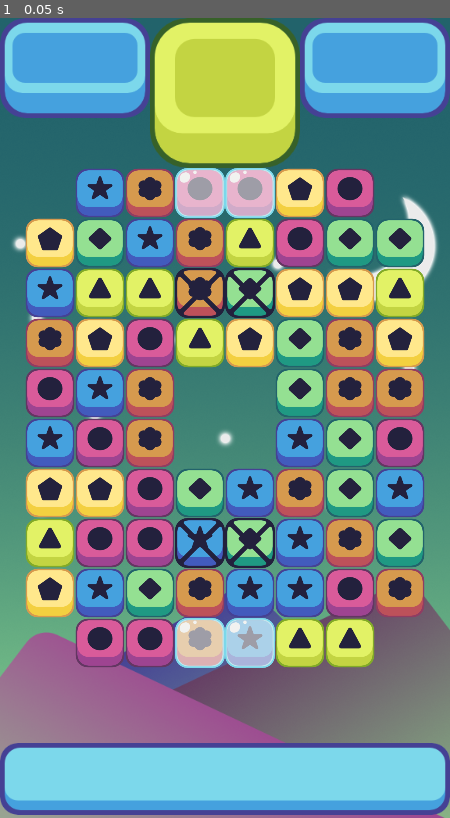
Above: before the commit, frame 1.
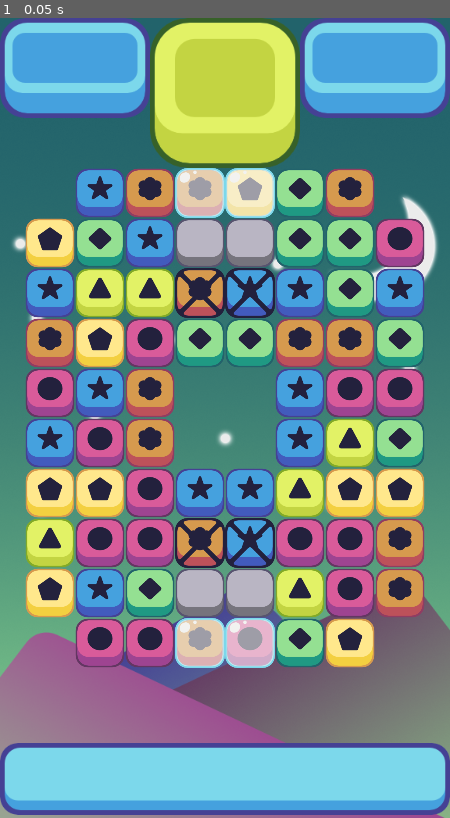
Above: after the commit, the same moment.

Repository: dionsradio/macth3_demo
Game: Godot game, scene res://scenes/game.tscn
The game is run twice, just before and just after one commit, with the same random seed, the same clock (stepped at 60 frames per second) and the same inputs.
Inputs:
- Up to frame 1 (0.05 s): no input

The runs differ from the first frame. In frame 1, 19% of the frame differs, in the area x 39-95%, y 18-82%.

Commit message:
*add* icing tiles

Diff:
--- /dev/null
+++ b/scenes/concrete.tscn
@@ -0,0 +1,11 @@
+[gd_scene load_steps=3 format=3 uid="uid://d0wffwqwwllt2"]
+
+[ext_resource type="Script" path="res://scripts/ice.gd" id="1_w3fu0"]
+[ext_resource type="Texture2D" uid="uid://bxhd381kv8niv" path="res://art/Obstacles/Concrete.png" id="2_sygxd"]
+
+[node name="concrete" type="Node2D"]
+scale = Vector2(0.5, 0.5)
+script = ExtResource("1_w3fu0")
+
+[node name="Sprite2D" type="Sprite2D" parent="."]
+texture = ExtResource("2_sygxd")
--- a/scenes/game.tscn
+++ b/scenes/game.tscn
@@ -1,10 +1,11 @@
-[gd_scene load_steps=7 format=3 uid="uid://bb36smvbrxns7"]
+[gd_scene load_steps=8 format=3 uid="uid://bb36smvbrxns7"]
 
 [ext_resource type="Texture2D" uid="uid://dnwohqo8tt7sy" path="res://art/background 2.png" id="1_hyguy"]
 [ext_resource type="Texture2D" uid="uid://swgrlufxmqhv" path="res://art/Top UI v 2.png" id="2_d3fie"]
 [ext_resource type="Texture2D" uid="uid://but8fxtxygqiy" path="res://art/Bottom UI v 2.png" id="3_nd027"]
 [ext_resource type="Script" path="res://scripts/grid.gd" id="4_e21qk"]
 [ext_resource type="Script" path="res://scripts/ice_holder.gd" id="5_j5gfv"]
+[ext_resource type="Script" path="res://scripts/concrete_holder.gd" id="6_5ykwp"]
 [ext_resource type="Script" path="res://scripts/lock_holder.gd" id="6_vgu5m"]
 
 [node name="game_window" type="Node2D"]
@@ -36,6 +37,7 @@
 empty_spaces = PackedVector2Array(0, 0, 7, 0, 0, 9, 7, 9, 3, 4, 4, 4, 3, 5, 4, 5)
 ice_spaces = PackedVector2Array(3, 0, 4, 0, 3, 9, 4, 9)
 lock_spaces = PackedVector2Array(3, 2, 4, 2, 3, 7, 4, 7)
+concrete_spaces = PackedVector2Array(3, 1, 4, 1, 3, 8, 4, 8)
 
 [node name="destroy_timer" type="Timer" parent="."]
 wait_time = 0.1
@@ -52,14 +54,20 @@
 [node name="ice_holder" type="Node2D" parent="."]
 script = ExtResource("5_j5gfv")
 
+[node name="concrete_holder" type="Node2D" parent="."]
+script = ExtResource("6_5ykwp")
+
 [node name="lock_holder" type="Node2D" parent="."]
 script = ExtResource("6_vgu5m")
 
+[connection signal="damage_concrete" from="grid" to="concrete_holder" method="_on_grid_damage_concrete"]
 [connection signal="damage_ice" from="grid" to="ice_holder" method="_on_grid_damage_ice"]
 [connection signal="damage_lock" from="grid" to="lock_holder" method="_on_grid_damage_lock"]
+[connection signal="make_concrete" from="grid" to="concrete_holder" method="_on_grid_make_concrete"]
 [connection signal="make_ice" from="grid" to="ice_holder" method="_on_grid_make_ice"]
 [connection signal="make_lock" from="grid" to="lock_holder" method="_on_grid_make_lock"]
 [connection signal="timeout" from="destroy_timer" to="grid" method="_on_destroy_timer_timeout"]
 [connection signal="timeout" from="collapse_timer" to="grid" method="_on_collapse_timer_timeout"]
 [connection signal="timeout" from="refill_timer" to="grid" method="_on_refill_timer_timeout"]
+[connection signal="remove_concrete" from="concrete_holder" to="grid" method="_on_concrete_holder_remove_concrete"]
 [connection signal="remove_lock" from="lock_holder" to="grid" method="_on_lock_holder_remove_lock"]
--- a/scenes/licorice.gd
+++ /dev/null
@@ -1,11 +0,0 @@
-extends Node2D
-
-@export var health: int;
-
-# Called when the node enters the scene tree for the first time.
-func _ready():
-	pass # Replace with function body.
-
-func take_damage(damage):
-	health -= damage
-	# Add damage effect here
--- a/scenes/licorice.tscn
+++ b/scenes/licorice.tscn
@@ -1,11 +1,11 @@
 [gd_scene load_steps=3 format=3 uid="uid://dij700j4sler3"]
 
-[ext_resource type="Script" path="res://scenes/licorice.gd" id="1_48ybw"]
+[ext_resource type="Script" path="res://scripts/ice.gd" id="1_ke0qe"]
 [ext_resource type="Texture2D" uid="uid://ccjps7uqllfkk" path="res://art/Obstacles/Locks.png" id="1_u01wn"]
 
 [node name="licorice" type="Node2D"]
 scale = Vector2(0.5, 0.5)
-script = ExtResource("1_48ybw")
+script = ExtResource("1_ke0qe")
 
 [node name="Sprite2D" type="Sprite2D" parent="."]
 texture = ExtResource("1_u01wn")
--- /dev/null
+++ b/scripts/concrete_holder.gd
@@ -0,0 +1,44 @@
+extends Node2D
+
+var concrete_pieces = [];
+var width = 8;
+var height = 10;
+var concrete = preload ("res://scenes/concrete.tscn")
+
+signal remove_concrete
+
+func make_2d_array():
+	var array = []
+	for i in width:
+		array.append([])
+		for j in height:
+			array[i].append(null)
+	return array;
+
+# Called when the node enters the scene tree for the first time.
+func _ready():
+	#concrete_pieces = make_2d_array()
+	pass
+
+# Called every frame. 'delta' is the elapsed time since the previous frame.
+func _process(delta):
+	pass
+
+func _on_grid_make_concrete(board_position):
+	print("_on_grid_make_concrete")
+	if concrete_pieces.size() == 0:
+		concrete_pieces = make_2d_array()
+	var current = concrete.instantiate()
+	add_child(current)
+	current.position = Vector2(board_position.x * 64 + 64, -board_position.y * 64 + 800)
+	concrete_pieces[board_position.x][board_position.y] = current
+
+func _on_grid_damage_concrete(board_position):
+	print("_on_grid_damage_concrete:",board_position)
+	var concrete_piece = concrete_pieces[board_position.x][board_position.y]
+	if concrete_piece != null:
+		concrete_piece.take_damage(1)
+		if concrete_piece.health <= 0:
+			concrete_piece.queue_free()
+			concrete_pieces[board_position.x][board_position.y] = null
+			emit_signal("remove_concrete", board_position)
--- a/scripts/grid.gd
+++ b/scripts/grid.gd
@@ -15,12 +15,15 @@
 @export var empty_spaces: PackedVector2Array;
 @export var ice_spaces: PackedVector2Array;
 @export var lock_spaces: PackedVector2Array;
+@export var concrete_spaces: PackedVector2Array;
 
 # Obstacle Signal
 signal make_ice
 signal damage_ice
 signal make_lock
 signal damage_lock
+signal make_concrete
+signal damage_concrete
 
 # piece scenes
 var possible_pieces = [
@@ -54,6 +57,7 @@
 	spawn_pieces()
 	spawn_ice()
 	spawn_locks()
+	spawn_concrete()
 	pass # Replace with function body.
 
 # Called every frame. 'delta' is the elapsed time since the previous frame.
@@ -75,11 +79,16 @@
 	return array;
 
 func restricted_fill(place):
-	return is_in_array(empty_spaces, place)
+	if is_in_array(empty_spaces, place):
+		return true
+	if is_in_array(concrete_spaces, place):
+		return true
+	return false
 
 func restricted_move(place):
 	if is_in_array(lock_spaces, place):
 		return true
+	return false
 
 func is_in_array(array, item):
 	for i in array.size():
@@ -87,6 +96,10 @@
 			return true
 	return false
 
+func remove_from_array(array, item):
+	for i in range(array.size() - 1, -1, -1):
+		if array[i] == item:
+			array.remove_at(i)
 # create random color pieces
 # NOTE: should add code to avoid match when first generated
 func spawn_pieces():
@@ -110,6 +123,10 @@
 func spawn_locks():
 	for i in lock_spaces.size():
 		emit_signal("make_lock", lock_spaces[i])
+
+func spawn_concrete():
+	for i in concrete_spaces.size():
+		emit_signal("make_concrete", concrete_spaces[i])
 
 # check match at specific location
 func match_at(column, row, color):
@@ -256,9 +273,20 @@
 	if destroyed == true:
 		get_parent().get_node("collapse_timer").start()
 
+func check_concrete(column, row):
+	if column < width - 1:
+		emit_signal("damage_concrete", Vector2(column + 1, row))
+	if column > 0:
+		emit_signal("damage_concrete", Vector2(column - 1, row))
+	if row < height - 1:
+		emit_signal("damage_concrete", Vector2(column, row + 1))
+	if row > 0:
+		emit_signal("damage_concrete", Vector2(column, row - 1))
+
 func damage_specical(column, row):
 	emit_signal("damage_ice", Vector2(column, row))
 	emit_signal("damage_lock", Vector2(column, row))
+	check_concrete(column, row)
 
 func refill_columns():
 	for i in width:
@@ -299,6 +327,7 @@
 	refill_columns();
 
 func _on_lock_holder_remove_lock(place):
-	for i in range(lock_spaces.size() - 1, -1, -1):
-		if lock_spaces[i] == place:
-			lock_spaces.remove_at(i)
+	remove_from_array(lock_spaces, place)
+
+func _on_concrete_holder_remove_concrete(place):
+	remove_from_array(concrete_spaces, place)
